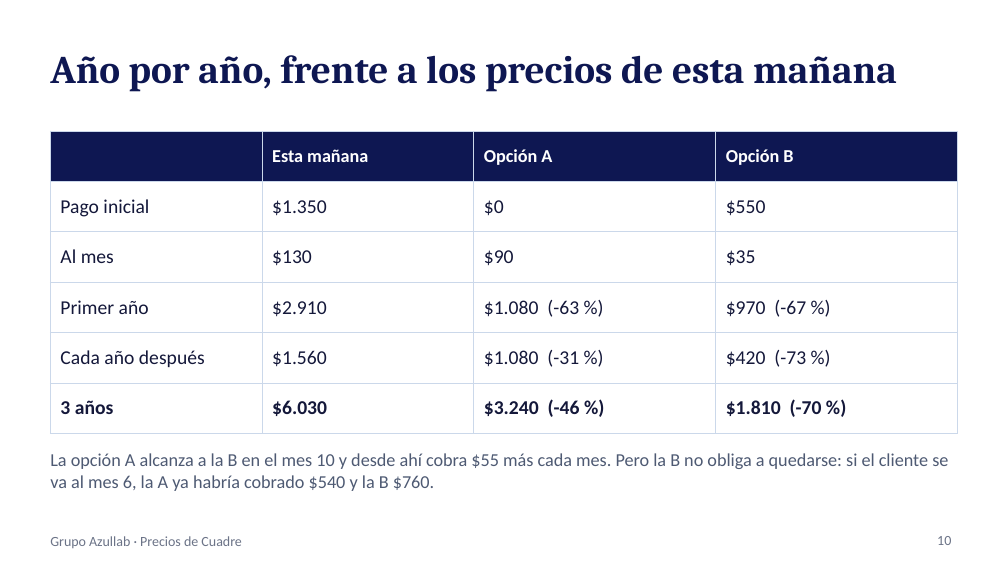
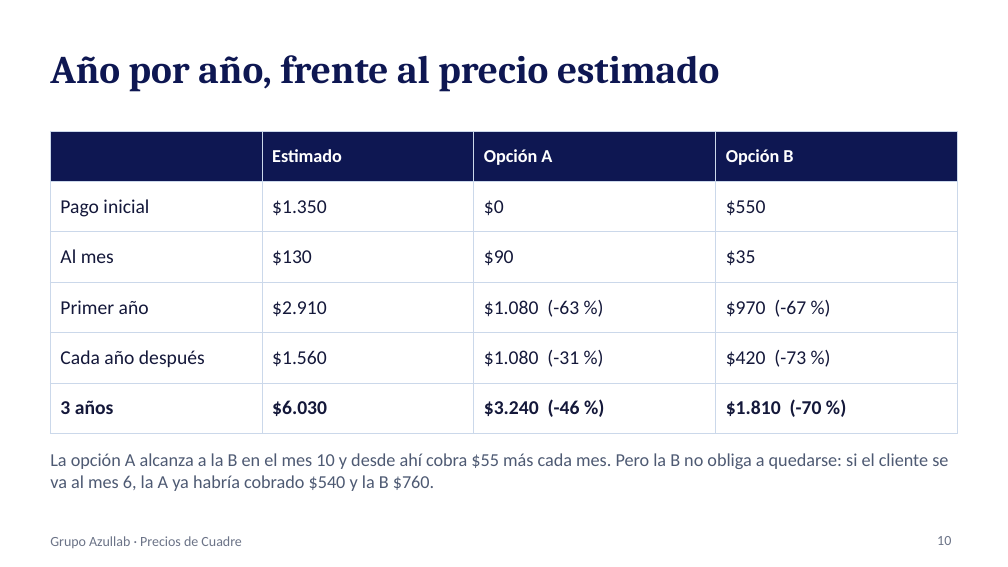
Before and after one commit to josedanielgt1/azullab, a slide deck: slide 10 of propuesta/Precios Grupo Azullab.pptx. Drawn at 1008x567 pixels with LibreOffice and Linux fonts; fonts in the diff are those of the drawing. Boxes give left, top, right and bottom in pixels: in the first picture for what was removed or moved away, otherwise in the second. Text is boxed around its words. In the diff, an @@ line names an element or a change of style, - is before the commit and + after.

```diff
--- a/propuesta/Precios Grupo Azullab.pptx
+++ b/propuesta/Precios Grupo Azullab.pptx
@@ title at bbox=[50, 55, 719, 92]: text changed @@
-Año por año, frente a los precios de esta mañana
+Año por año, frente al precio estimado
@@ table at bbox=[50, 131, 958, 421] @@
-row 1, column 2: Esta mañana
+row 1, column 2: Estimado
```
Also in this commit, not shown: 5 other slides changed.
